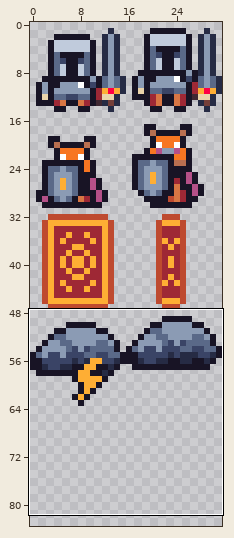
Two states of a sprite sheet, res/img/entities.png. Above, an overview of the earlier version with the close-up marked.
Close-up. Before the commit:
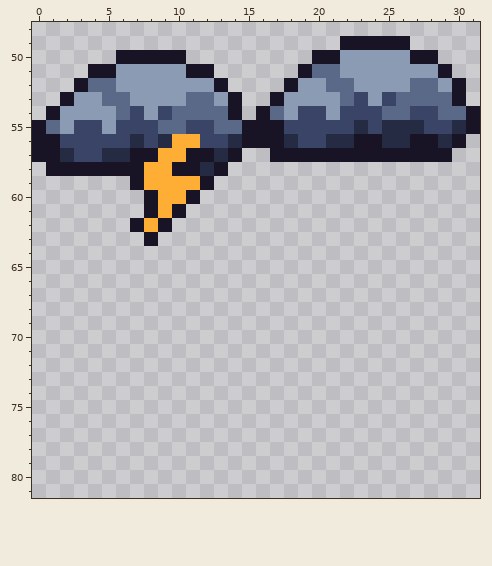
The file is 32x128 pixels. Shown: x 0..31, y 48..81. The wide view leaves out empty margins.
After:
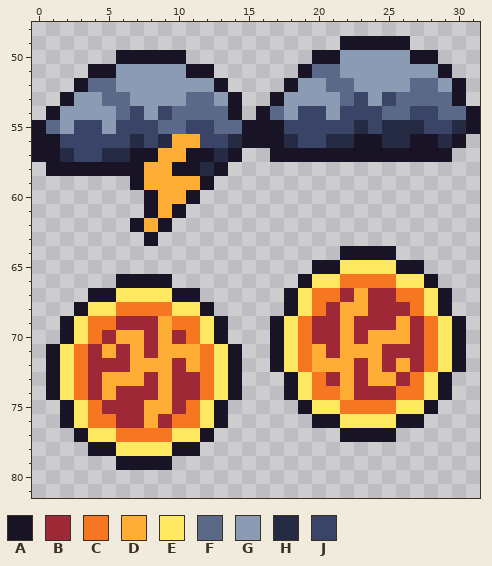
Palette (. is transparent): A #181425  B #9e2835  C #f77622  D #feae34  E #fee761  F #5a6988  G #8b9bb4  H #262b44  J #3a4466
What changed:
Changed rows in their new state; - is an unchanged pixel.
first column x 1:
64 ---------------------AAAA-----
65 -------------------AAEEEEAA---
66 -----AAAA---------AEECCCCEEA--
67 ---AAEEEEAA------AECCBDBBCCEA-
68 --AEECCCCEEA-----AECBDDBBBCEA-
69 -AECCBBBDCCEA---AECBBDBBBDBCEA
70 -AECBDDBDBCEA---AECBBDBDDDBCEA
71 AECBDBDBDDDCEA--AECDBDDDBBBCEA
72 AECBBBDDDBDCEA--AECDDDBDBDBCEA
73 AECBDDDBDBBCEA---AECBDBDDBCEA-
74 AECBDBBBDBBCEA---AECCDBBBCCEA-
75 -AECBBBDDBCEA-----AEECCCCEEA--
76 -AECCBBDBCCEA------AAEEEEAA---
77 --AEECCCCEEA---------AAAA-----
78 ---AAEEEEAA-------------------
79 -----AAAA---------------------
